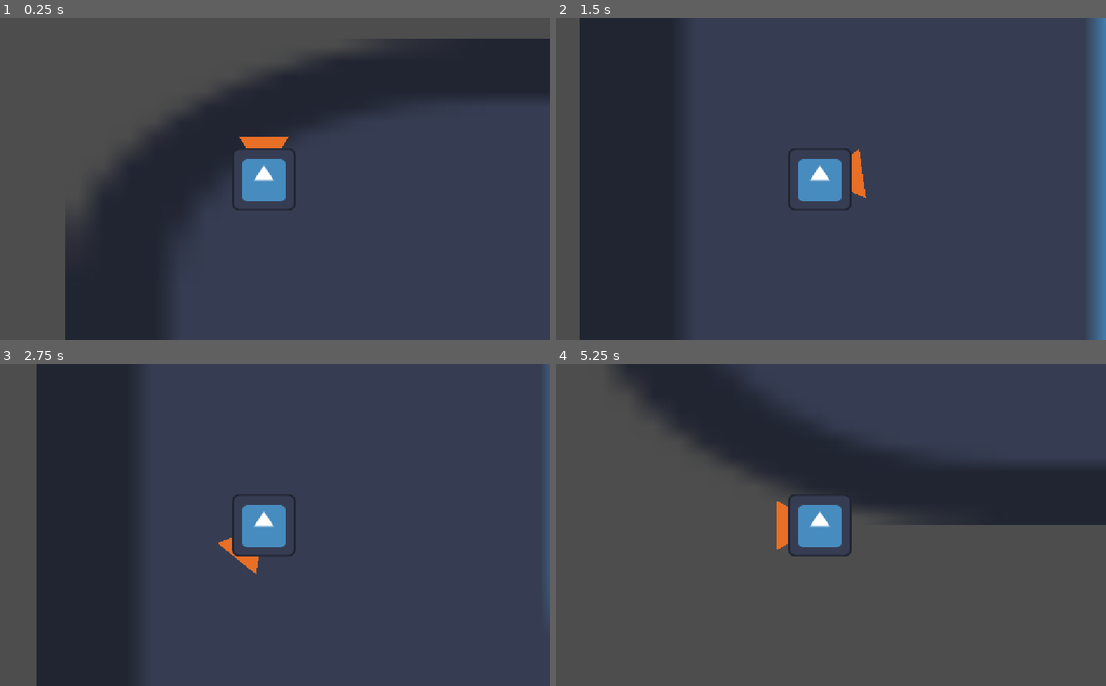
Above: before the commit, frames 1-4 (two rows, left to right).
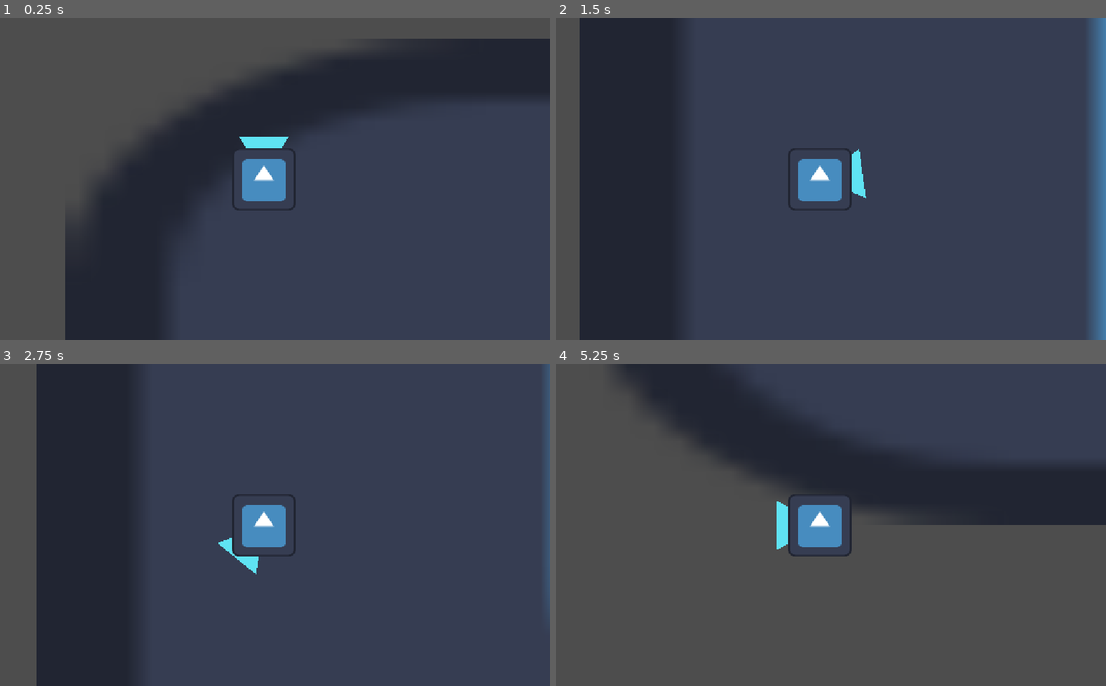
Above: after the commit, the same moments.

Repository: lsitaraman677/VergeOfCollapse
Game: Godot game, scene res://sprite_2d.tscn
Same seed, same stepped clock (60 frames per second), same inputs: the game is played once before the commit and once after it. The engine's default icon, where the game draws it, is replaced by a stand-in: a white triangle on a blue panel in a dark square.
Inputs (mouse positions are in pixels of both pictures, inside the frame that each line leads up to):
- Up to frame 1 (0.25 s): no input
- Up to frame 2 (1.5 s): move the mouse to (946, 162) at 0.52 s; click (946, 162) at 0.67 s; move the mouse to (704, 195) at 1.27 s; click (704, 195) at 1.42 s
- Up to frame 3 (2.75 s): move the mouse to (319, 454) at 2.02 s; click (319, 454) at 2.17 s
- Up to frame 4 (5.25 s): tap Enter at 2.75, 5 s; move the mouse to (792, 589) at 2.77 s; click (792, 589) at 2.92 s; move the mouse to (990, 573) at 3.52 s; click (990, 573) at 3.67 s; tap Space at 4.25 s; move the mouse to (649, 476) at 4.27 s; click (649, 476) at 4.42 s; move the mouse to (847, 525) at 5.02 s; click (847, 525) at 5.17 s

The runs differ from the first frame. In frame 1, 0.3% of the frame differs, in the area x 43-53%, y 36-41%; in frame 2, 0.3%; in frame 3, 0.2%; in frame 4, 0.3%, in the area x 40-43%, y 42-58%.

Commit message:
polyfit for platforms

Diff:
--- a/gamejam_everythingistemporary/platform.gd
+++ b/gamejam_everythingistemporary/platform.gd
@@ -1,4 +1,6 @@
-extends Node
+extends Node2D
+
+class_name Platform
 
 var poly_x
 var poly_y
@@ -7,13 +9,70 @@
 	pass
 
 func _process(dt: float):
-	pass
+	queue_redraw()
 
 func initialize(points):
-	pass
+	var n = len(points)
+	var minx = points[0].x
+	var maxx = points[0].x
+	var miny = points[0].y
+	var maxy = points[0].y
+	for i in range(n - 1):
+		var curpoint = points[i + 1]
+		if curpoint.x > maxx:
+			maxx = curpoint.x
+		if curpoint.x < minx:
+			minx = curpoint.x
+		if curpoint.y > maxy:
+			maxy = curpoint.y
+		if curpoint.y < miny:
+			miny = curpoint.y
+	var mat = []
+	var vals_list_x = []
+	var vals_list_y = []
+	for i in range(n):
+		var point = points[i]
+		var t = float(i) / (n - 1)
+		var t_arr = PackedFloat32Array()
+		t_arr.resize(n)
+		for j in range(n):
+			t_arr[j] = t ** j
+		mat.append(t_arr)
+		vals_list_x.append(point.x)
+		vals_list_y.append(point.y)
+	var vals_x = PackedFloat32Array(vals_list_x)
+	var vals_y = PackedFloat32Array(vals_list_y)
+	poly_x = solve_system(mat, vals_x)
+	poly_y = solve_system(mat, vals_y)
 
-func get_poly(x, y):
-	pass
+func solve_system(mat_in, vals):
+	var n = len(mat_in)
+	var mat = []
+	for i in range(n):
+		var row = PackedFloat32Array()
+		row.resize(n)
+		for j in range(n):
+			row[j] = mat_in[i][j]
+		mat.append(row)
+	for i in range(n - 1):
+		var mat_idx = n - 1 - i
+		var cur_tool = mat[mat_idx]
+		var toolval = vals[mat_idx]
+		var cur_tool_val = cur_tool[i]
+		for j in range(mat_idx):
+			var row = mat[j]
+			var factor = -row[i] / cur_tool_val
+			lincomb(cur_tool, factor, row)
+			vals[j] += factor * toolval
+	var res = PackedFloat32Array()
+	res.resize(n)
+	res[n - 1] = vals[0] / mat[0][n - 1]
+	for i in range(1, n):
+		var b = 0
+		for j in range(n-1, n-1-i, -1):
+			b += mat[i][j] * res[j]
+		res[n - 1 - i] = solve_1var(mat[i][n - 1 - i], b, vals[i])
+	return res
 
 # Assigns target to target + factor * tool
 func lincomb(tool, factor, target):
@@ -23,3 +82,18 @@
 # Solves ax + b = c for x
 func solve_1var(a, b, c):
 	return (c - b) / a
+
+func eval_poly(poly, val):
+	var res = 0
+	for i in range(len(poly)):
+		res += poly[i] * val**i
+	return res
+
+func _draw():
+	var t = 0.01
+	var p1 = Vector2(eval_poly(poly_x, 0.0), eval_poly(poly_y, 0.0))
+	while t < 1:
+		var p2 = Vector2(eval_poly(poly_x, t), eval_poly(poly_y, t))
+		draw_line(p1, p2, Color(1, 1, 1), 3)
+		p1 = p2
+		t += 0.01
--- a/gamejam_everythingistemporary/player.gd
+++ b/gamejam_everythingistemporary/player.gd
@@ -12,8 +12,7 @@
 
 func _ready():
 	boostcol = []
-	var rand = RandomNumberGenerator.new()
-	var col = Color(rand.randf(), rand.randf(), rand.randf())
+	var col = Color(randf(), randf(), randf())
 	for i in range(3):
 		boostcol.append(col)
 	position = get_viewport().get_window().size * 0.5
--- /dev/null
+++ b/gamejam_everythingistemporary/test.gd
@@ -0,0 +1,19 @@
+extends Node2D
+
+func _ready():
+	#var mat = [
+		#PackedFloat32Array([1, 1, -1]),
+		#PackedFloat32Array([2, -1, 1]),
+		#PackedFloat32Array([-1, 2, 2]),
+	#]
+	#var vals = PackedFloat32Array([-2, 5, 1])
+	var plat = Platform.new()
+	add_child(plat)
+	#print(plat.solve_system(mat, vals))
+	position = Vector2(300, 300)
+	plat.initialize([	Vector2(0, 0),
+						Vector2(20, 50),
+						Vector2(400, -50)])
+
+func _process(dt: float):
+	pass
--- /dev/null
+++ b/gamejam_everythingistemporary/test.tscn
@@ -0,0 +1,6 @@
+[gd_scene load_steps=2 format=3 uid="uid://cbxresykcx0lv"]
+
+[ext_resource type="Script" uid="uid://jatm7eo21t8h" path="res://test.gd" id="1_37kl0"]
+
+[node name="Node2D" type="Node2D"]
+script = ExtResource("1_37kl0")
Not shown, added: gamejam_everythingistemporary/test.gd.uid
